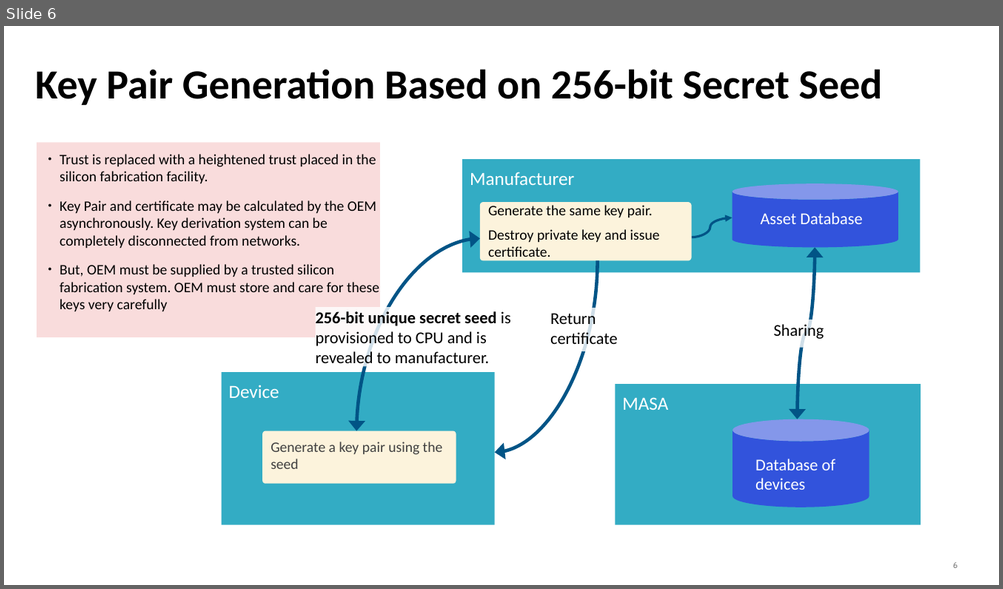
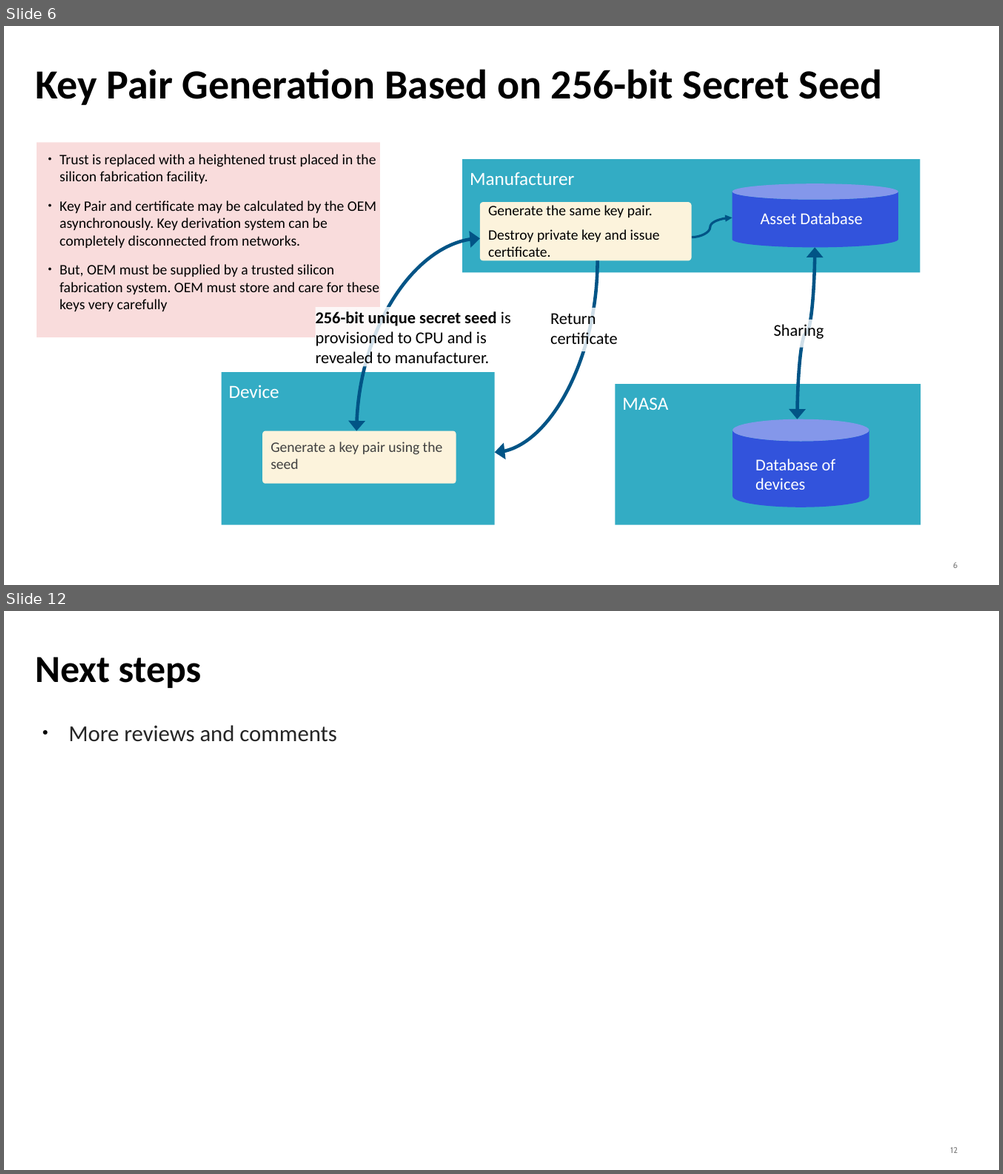
Before and after one commit to mcr/masa-operational-considerations, a slide deck: presentations/slides-anima-ietf107-masa-considerations.odp. Shown one above the other, each under a label of ours: slide 6 before the commit, slides 6 and 12 after it; the slides between them are not shown. The pictures are 1003x589 and 1003x1174 pixels, drawn with LibreOffice and Linux fonts; fonts in the diff are those of the drawing. Boxes give left, top, right and bottom in pixels: in the first picture for what was removed or moved away, otherwise in the second. Text is boxed around its words. In the diff, an @@ line names an element or a change of style, - is before the commit and + after.

```diff
--- a/presentations/slides-anima-ietf107-masa-considerations.odp
+++ b/presentations/slides-anima-ietf107-masa-considerations.odp
@@ slide 12 added at (4,611,999,1170), background #FFFFFF; not listed: 1 template element that a slide beside it also shows @@
@@ title added at (35,657,202,688), 37 pt, text #000000, bold @@
+Next steps
@@ text added at (68,725,337,742), 22 pt, text #262626 @@
+● More reviews and comments
```
Also in this commit, not shown: 1 slide changed, 6 other slides added.
